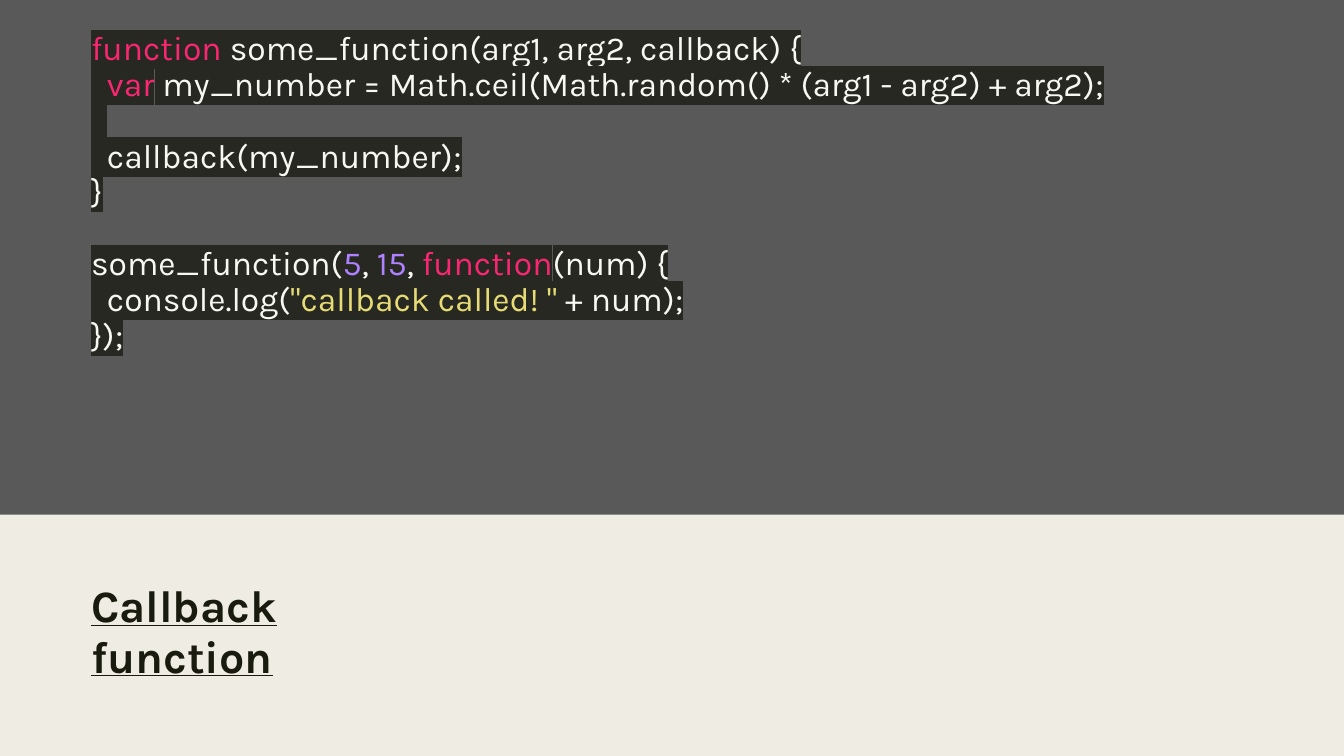
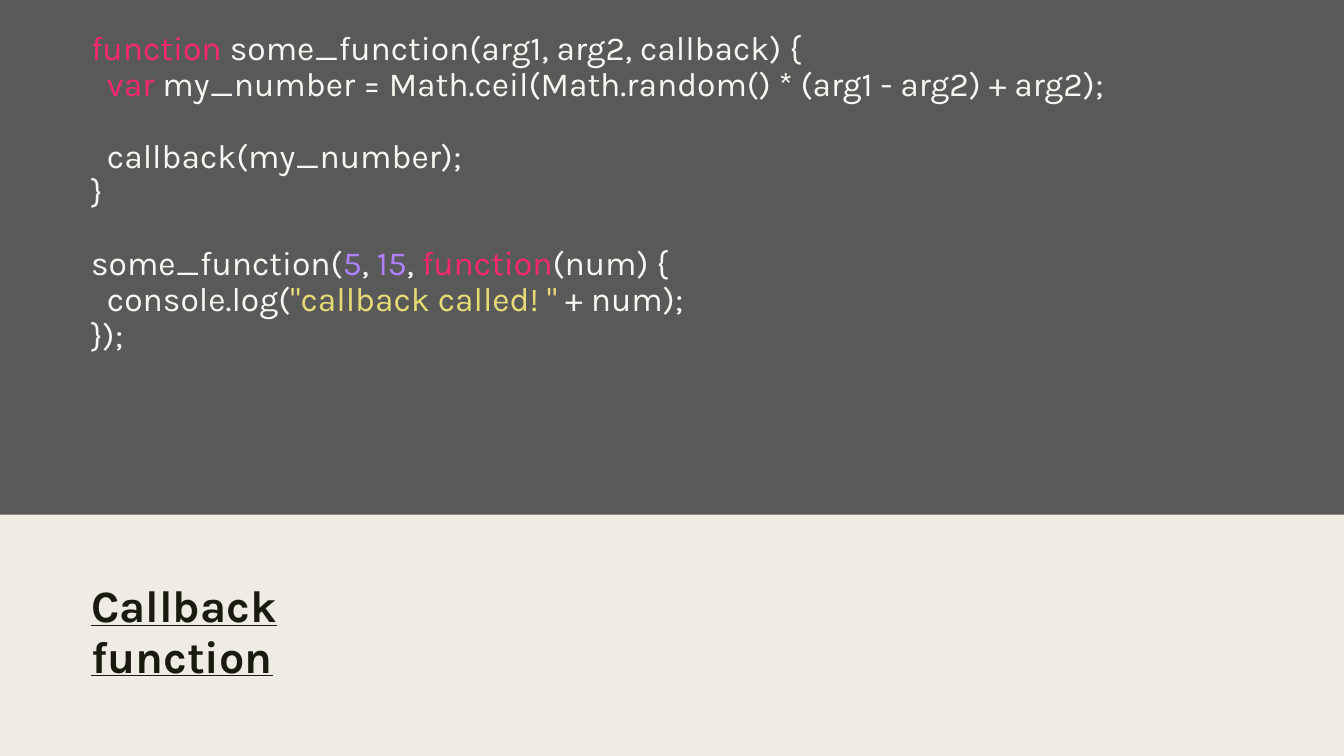
Before and after one commit to pkyurkchiev/mean-stack, a slide deck: slide 15 of presentations/nodeJS.pptx. Drawn at 1344x756 pixels with LibreOffice and Linux fonts; fonts in the diff are those of the drawing. Boxes give left, top, right and bottom in pixels: in the first picture for what was removed or moved away, otherwise in the second. Text is boxed around its words. In the diff, an @@ line names an element or a change of style, - is before the commit and + after.

Commit message:
format text examples

```diff
--- a/presentations/nodeJS.pptx
+++ b/presentations/nodeJS.pptx
@@ title "function some_function(arg1, arg2, callback) { ..." at (x1=91, y1=36, x2=1103, y2=319): highlight #272822 to none @@
```
